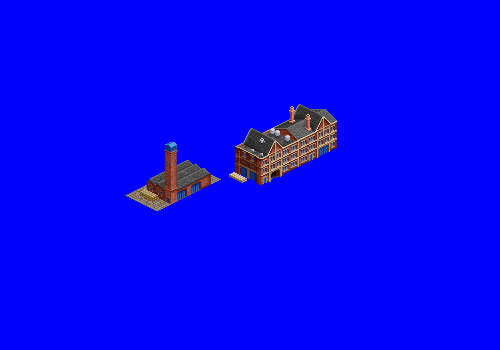
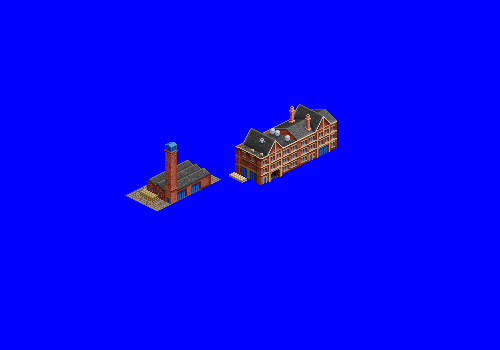
The second 500 x 350 image is a revision of the first. Changes to its layers:
hid "greeble copy" over (246, 129, 275, 157)
hid "roof chimneys" over (259, 109, 331, 173)
painted on "building" over (235, 109, 337, 183)
